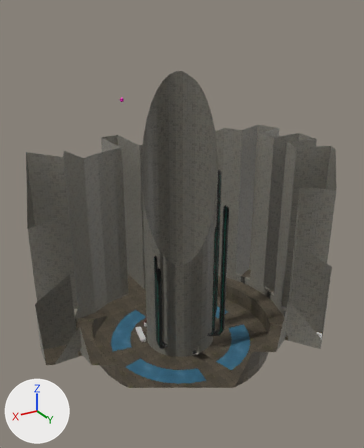
A saved change to the glTF model 3D/levels/Level_002.glb.
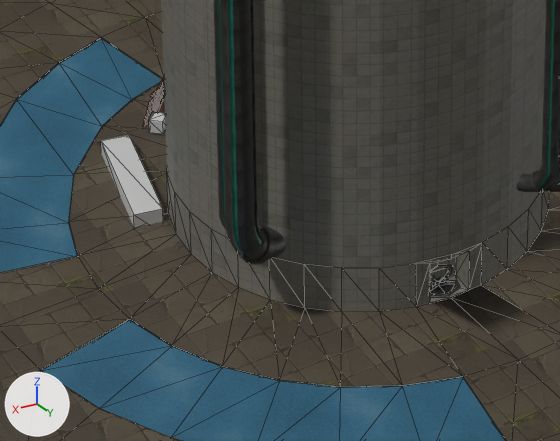
There are two pictures of each version: one whole from a 50 mm lens placed at (83.5, 189.3, 117.2), pointed at (-0.3, 49.6, 47.4), one close up on the part from 32% to 59% of the width and 68% to 85% of the height. The lights are fixed; the arrows at lower left show +X, +Y and +Z. The first two pictures are the older version. The close-ups show mesh edges as thin lines. Everything nearer to the camera than a plane just in front of the edit is cut away. Where no turn or scale is listed for an object, it has been applied to the vertices.
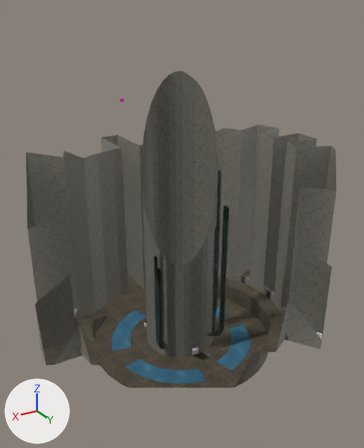
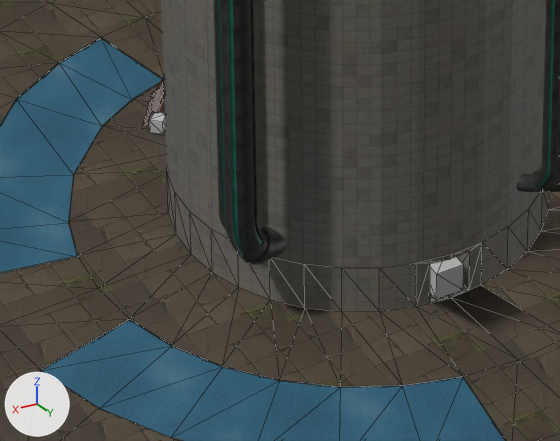
Pixel boxes (x1, y1, x2, y2) of what changed, in the close-ups (560 x 441 px):
```json
{"object": "Cube", "change": "deleted", "before": [101, 135, 163, 227]}
{"object": "LEVELOUT_003", "change": "added", "after": [430, 257, 464, 300]}
```

Scene script edits in JSON lines:
```json
{"op": "remove", "block": "ob_cube", "code": ["ob_cube = bpy.data.objects.new('Cube', me_cube_094)", "ob_cube.location = (13.78, 44.1, 0.0)"]}
{"op": "add", "block": "ob_levelout_003", "code": ["ob_levelout_003 = bpy.data.objects.new('LEVELOUT_003', me_cube_071.copy())  # the mesh of ob_levelin_001", "ob_levelout_003.location = (1.0, 60.65, 1.09)"]}
```
